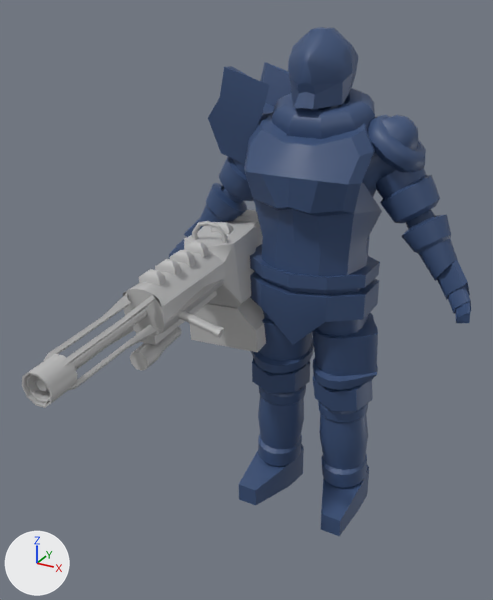
Renders of the FBX model Grave_Terror/Assets/Meshes/Characters/Chunk_Rig.fbx from each side of a commit.
Camera for both pictures: a 50 mm camera at (0.93, -2.22, 1.97) aimed at (-0.08, -0.38, 1.05). The lights are fixed; the arrows at lower left show +X, +Y and +Z. Where no turn or scale is listed for an object, it has been applied to the vertices.

The first picture shows 'Chunk_low', 'Weapon_Chunk'.
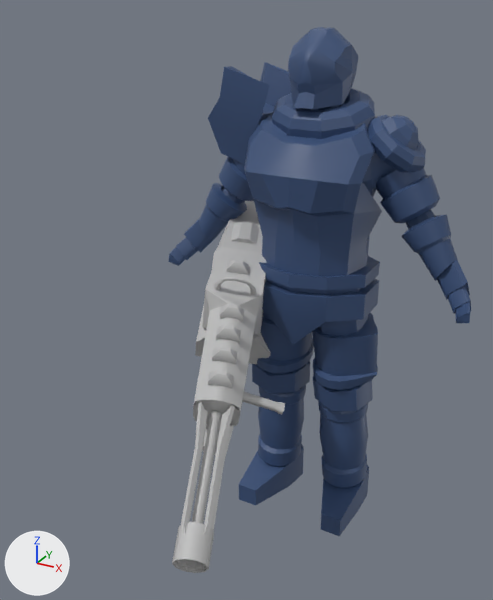
Where the change shows, as pixel boxes [x1, y1, x2, y2] in the pictures (493 x 600 px):
'Weapon_Chunk', moved, turned: before [22, 210, 266, 408]; after [172, 201, 285, 573]

The edits, one by one:
Object 'Weapon_Chunk' (ob_weapon_chunk) moves from (-0.331, 0.103, 1.0) to (-0.331, 0.022, 1.006).
Object 'Weapon_Chunk' (ob_weapon_chunk) turns from (93, -2.8, 1.7) to (116, 7, 25) degrees about x, y and z.
